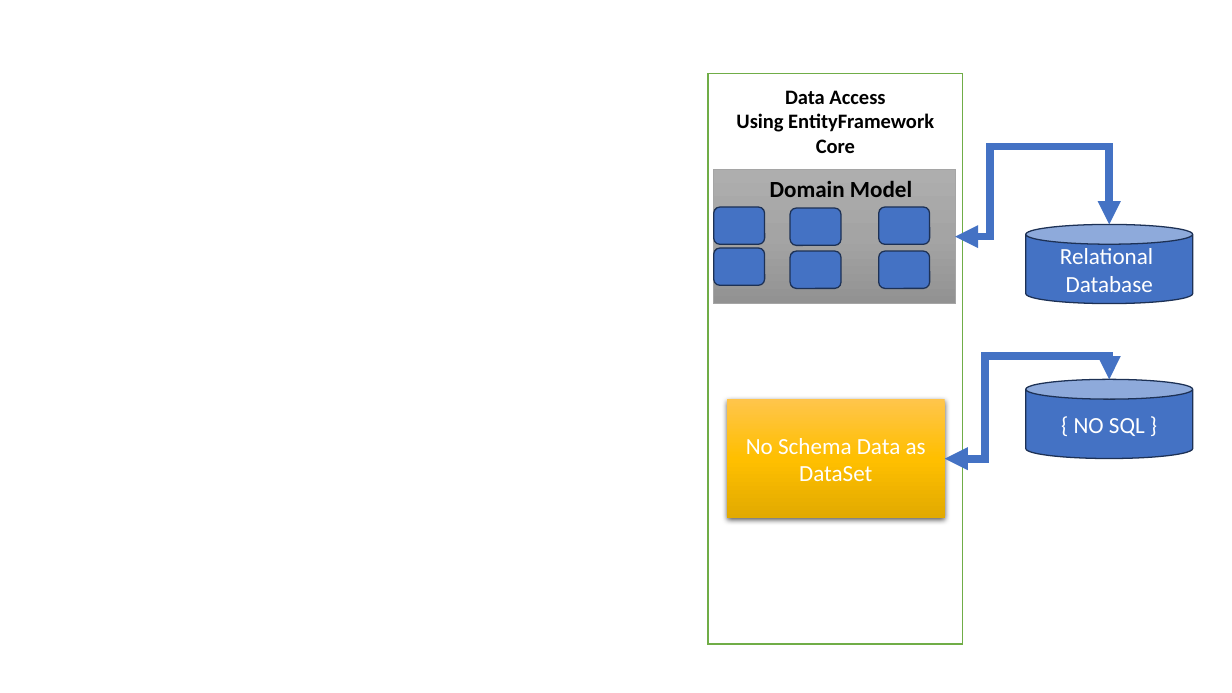
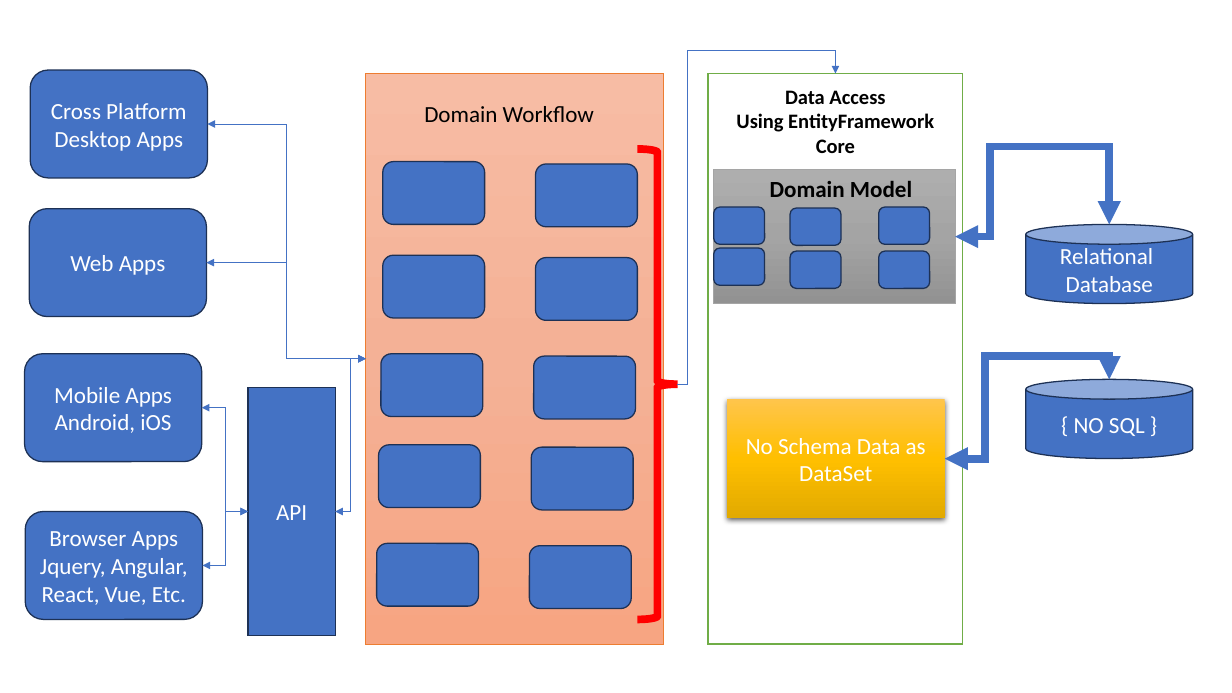
Before and after one commit to maheshsabnis/capita_sept_2023_Oct, a slide deck: slide 33 of Images.pptx (slide 32 before the commit). Drawn at 1232x693 pixels with LibreOffice and Linux fonts; fonts in the diff are those of the drawing. Boxes give left, top, right and bottom in pixels: in the first picture for what was removed or moved away, otherwise in the second. Text is boxed around its words. In the diff, an @@ line names an element or a change of style, - is before the commit and + after.

```diff
--- a/Images.pptx
+++ b/Images.pptx
@@ elbow arrow added from (677, 384) to (836, 74), #4472C4 0.5 pt @@
@@ rounded rectangle added at bbox=[30, 70, 208, 178], fill #4472C4, outline #1E3256 1 pt, 18 pt, text #FFFFFF @@
+Cross Platform Desktop Apps
@@ rectangle added at bbox=[366, 74, 664, 644], fill gradient #F7BDA5 to #F5B196 to #F8A582, outline #ED7D31 0.5 pt @@
@@ text added at bbox=[424, 106, 594, 122], 18 pt, text #000000 @@
+Domain Workflow
@@ elbow double arrow added from (207, 124) to (366, 359), #4472C4 0.5 pt @@
@@ right brace added at bbox=[638, 149, 677, 619], outline #FF0000 6 pt @@
@@ rounded rectangle added at bbox=[383, 162, 484, 225], fill #4472C4, outline #1E3256 1 pt @@
@@ rounded rectangle added at bbox=[536, 164, 638, 226], fill #4472C4, outline #1E3256 1 pt @@
@@ rounded rectangle added at bbox=[30, 209, 207, 317], fill #4472C4, outline #1E3256 1 pt, 18 pt, text #FFFFFF @@
+Web Apps
@@ elbow double arrow added from (206, 262) to (366, 359), #4472C4 0.5 pt @@
@@ rounded rectangle added at bbox=[383, 255, 484, 318], fill #4472C4, outline #1E3256 1 pt @@
@@ rounded rectangle added at bbox=[536, 258, 638, 321], fill #4472C4, outline #1E3256 1 pt @@
@@ rounded rectangle added at bbox=[25, 354, 202, 462], fill #4472C4, outline #1E3256 1 pt, 18 pt, text #FFFFFF @@
+Mobile Apps
+Android, iOS
@@ elbow double arrow added from (335, 512) to (366, 359), #4472C4 0.5 pt @@
@@ rounded rectangle added at bbox=[381, 354, 482, 417], fill #4472C4, outline #1E3256 1 pt @@
@@ rounded rectangle added at bbox=[534, 356, 636, 419], fill #4472C4, outline #1E3256 1 pt @@
@@ rectangle added at bbox=[248, 387, 335, 635], fill #4472C4, outline #1E3256 1 pt, 18 pt, text #FFFFFF @@
+API
@@ elbow double arrow added from (201, 408) to (248, 512), #4472C4 0.5 pt @@
@@ rounded rectangle added at bbox=[379, 445, 481, 507], fill #4472C4, outline #1E3256 1 pt @@
@@ rounded rectangle added at bbox=[531, 447, 633, 510], fill #4472C4, outline #1E3256 1 pt @@
@@ rounded rectangle added at bbox=[25, 512, 202, 620], fill #4472C4, outline #1E3256 1 pt, 18 pt, text #FFFFFF @@
+Browser Apps
+Jquery, Angular, React, Vue, Etc.
@@ elbow double arrow added from (202, 566) to (248, 512), #4472C4 0.5 pt @@
@@ rounded rectangle added at bbox=[377, 543, 479, 606], fill #4472C4, outline #1E3256 1 pt @@
@@ rounded rectangle added at bbox=[530, 546, 631, 609], fill #4472C4, outline #1E3256 1 pt @@
```
Also in this commit, not shown: 4 slides added, 3 other files.
